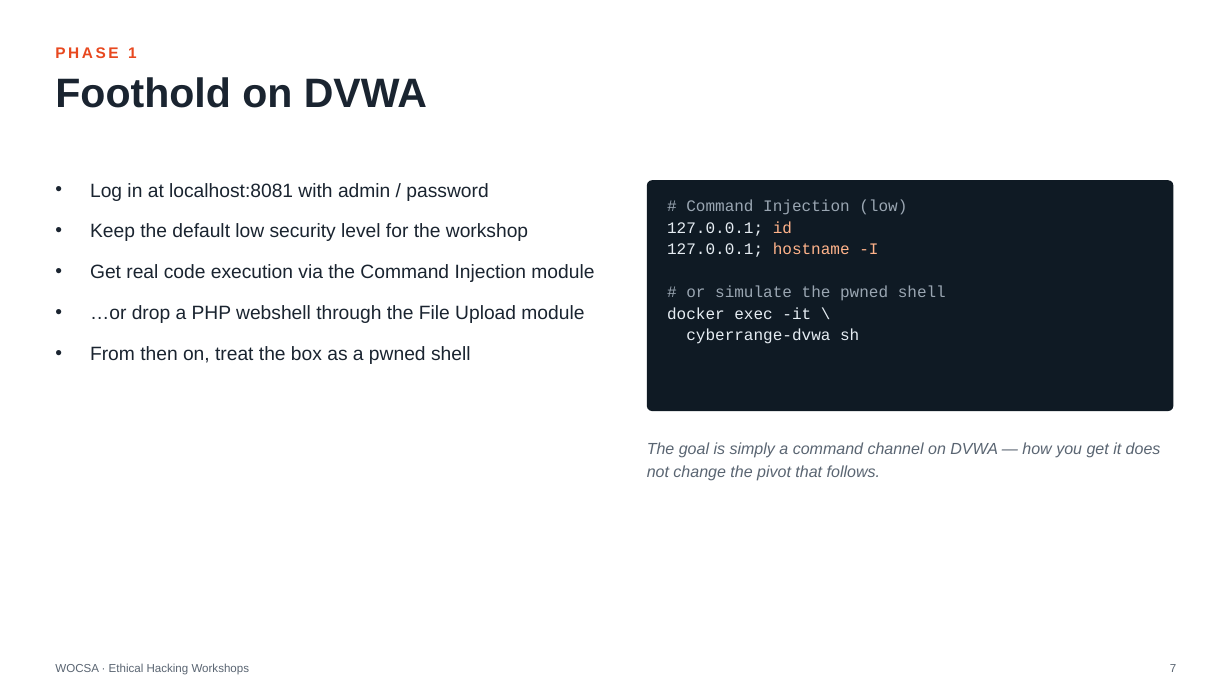
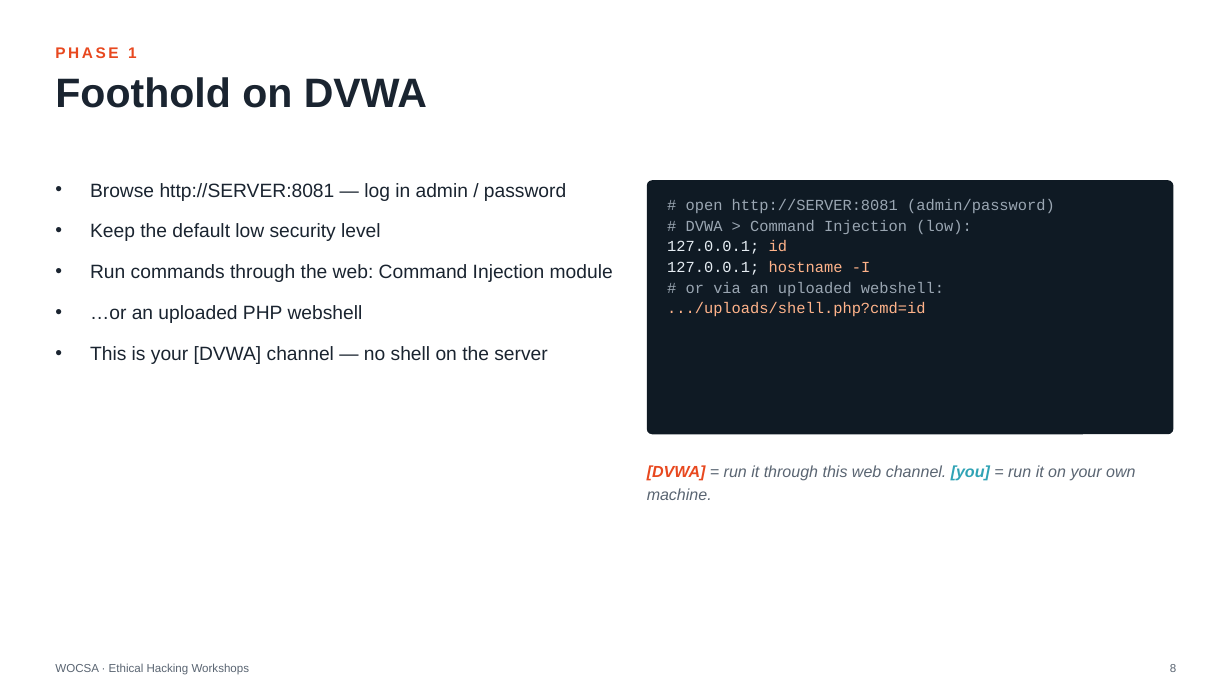
Before and after one commit to wocsa/WOCSA_Ethical_Hacking_Workshop, a slide deck: slide 8 of Network/Pivoting/WOCSA-Diapo_Pivoting_Lateral_Movement.pptx (slide 7 before the commit). Drawn at 1232x693 pixels with LibreOffice and Linux fonts; fonts in the diff are those of the drawing. Boxes give left, top, right and bottom in pixels: in the first picture for what was removed or moved away, otherwise in the second. Text is boxed around its words. In the diff, an @@ line names an element or a change of style, - is before the commit and + after.

```diff
--- a/Network/Pivoting/WOCSA-Diapo_Pivoting_Lateral_Movement.pptx
+++ b/Network/Pivoting/WOCSA-Diapo_Pivoting_Lateral_Movement.pptx
@@ text at [90, 183, 613, 364]: text changed @@
-• Log in at localhost:8081 with admin / password
-• Keep the default low security level for the workshop
-• Get real code execution via the Command Injection module
-• …or drop a PHP webshell through the File Upload module
-• From then on, treat the box as a pwned shell
+• Browse http://SERVER:8081 — log in admin / password
+• Keep the default low security level
+• Run commands through the web: Command Injection module
+• …or an uploaded PHP webshell
+• This is your [DVWA] channel — no shell on the server
@@ rounded rectangle: place and size @@
-rounded rectangle at [647, 180, 1174, 411]
+rounded rectangle at [647, 180, 1174, 434]
@@ rounded rectangle at [647, 180, 1174, 434]: proportions changed @@
@@ text at [686, 199, 1055, 234]: text changed; size 12.5 to 12 pt @@
-# Command Injection (low)
+# open http://SERVER:8081 (admin/password)
+# DVWA > Command Injection (low):
@@ text at [667, 240, 870, 275]: size 12.5 to 12 pt in "127.0.0.1; id", "127.0.0.1; hostname -I" @@
@@ text at [667, 282, 944, 317]: text changed; size 12.5 to 12 pt; text colour #E6EDF3 to #FFB38A @@
-# or simulate the pwned shell
-docker exec -it \
-cyberrange-dvwa sh
+# or via an uploaded webshell:
+.../uploads/shell.php?cmd=id
@@ text at [647, 465, 1135, 500]: text changed @@
-The goal is simply a command channel on DVWA — how you get it does not change the pivot that follows.
+[DVWA] = run it through this web channel. [you] = run it on your own machine.
@@ text at [1170, 664, 1176, 672]: text changed @@
-7
+8
```
Also in this commit, not shown: 10 other slides changed, 4 slides added, 3 slides removed.
